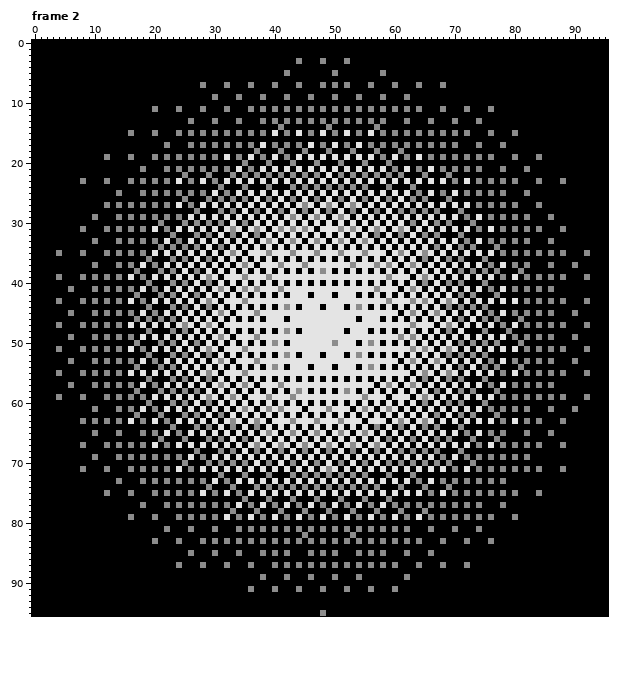
A pixel-art file gets an edit: sprites/flame-light.aseprite. The picture above is the old version.
96x96 pixels, 5 frames. Shown: frame 2. The commit also changed other frames, which this record leaves out.
The same view after the edit:
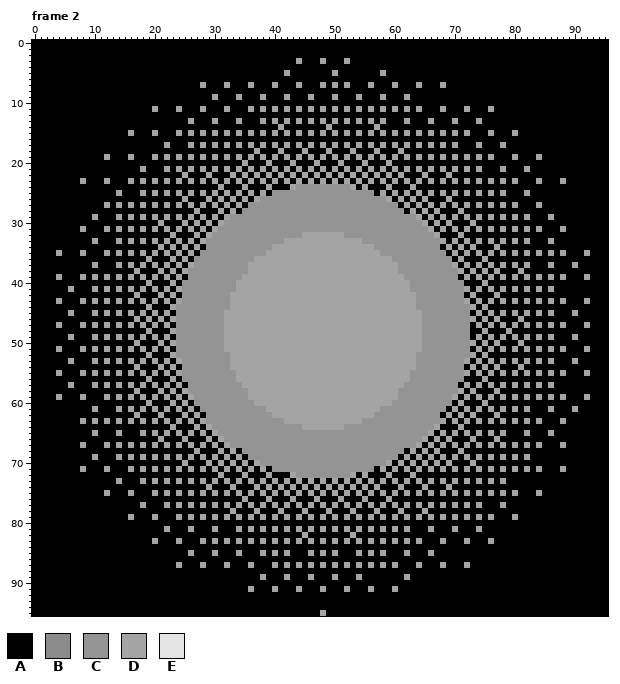
Palette (. is transparent): A #000000  B #8c8c8c  C #949494  D #a4a4a4  E #e4e4e4
What changed:
layer "Background" now hidden
layer "Dynamic Light" now hidden
Changed rows in their new state; - is an unchanged pixel.
Frame 2:
first column x 4:
 3 ----------------------------------------D---D---D----------------------------------------
 5 --------------------------------------D-------D-------D----------------------------------
 7 ------------------------D---D---D---D---D---D-D-D---D---D---D---D------------------------
 9 --------------------------D---D---D---D---D---D---D---D---D------------------------------
11 ----------------D---D---D---D---D-D-D-D-D-D-D-D-D-D-D-D-D-D-D---D---D---D----------------
13 ----------------------D---D---D---D-D-D-D-D-D-D-D-D-D-D---D---D---D---D------------------
14 -------------------------------------D-------D-------D-----------------------------------
15 ------------D---D---D-D-D-D-D-D-D-D-D-D-D-D-D-D-D-D-D-D-D-D-D-D-D-D-D---D---D------------
17 ------------------D---D-D-D-D-D-D-D-D-D-D-D-D-D-D-D-D-D-D-D-D-D-D-D---D---D--------------
18 ---------------------------------D---D---D---D---D---D---D-------------------------------
19 --------D---D---D-D-D-D-D-D-D-D-D-D-D-D-D-D-D-D-D-D-D-D-D-D-D-D-D-D-D-D-D---D---D--------
20 -------------------------------D---D---D---D---D---D---D---------------------------------
21 --------------D---D-D-D-D-D-D-D-D-D-D-D-D-D-D-D-D-D-D-D-D-D-D-D-D-D-D-D---D---D----------
22 ---------------------D---D---D-D-D-D-D-D-D-D-D-D-D-D-D-D-D---D---D-----------------------
23 ----D---D---D-D-D-D-D-D-D-D-D-D-D-D-D-D-D-D-D-D-D-D-D-D-D-D-D-D-D-D-D-D-D-D-D---D---D----
24 ---------------------------D---D---D---DCCCCCCCCCD-D---D---D-----------------------------
25 ----------D---D-D-D-D-D-D-D-D-D-D-D-CCCCCCCCCCCCCCCCC-D-D-D-D-D-D-D-D-D-D-D---D----------
26 ---------------------D---D-D-D-D-DCCCCCCCCCCCCCCCCCCCCCD-D-D-D---D-----------------------
27 --------D-D-D-D-D-D-D-D-D-D-D-D-CCCCCCCCCCCCCCCCCCCCCCCCC-D-D-D-D-D-D-D-D-D-D---D--------
28 -----------------------D---D-D-CCCCCCCCCCCCCCCCCCCCCCCCCCC-D-D-D---D---------------------
29 ------D---D-D-D-D-D-D-D-D-D-DCCCCCCCCCCCCCCCCCCCCCCCCCCCCCCCD-D-D-D-D-D-D-D-D-D---D------
30 -----------------D---D-D-D-DCCCCCCCCCCCCCCCCCCCCCCCCCCCCCCCCCD-D-D---D-------------------
31 ----D---D-D-D-D-D-D-D-D-D-DCCCCCCCCCCCCCCCCCCCCCCCCCCCCCCCCCCCD-D-D-D-D-D-D-D-D-D---D----
32 -------------------D---D-DCCCCCCCCCCCCCCCDDDDDDDCCCCCCCCCCCCCCCD---D---------------------
33 ------D---D-D-D-D-D-D-D-DCCCCCCCCCCCCCDDDDDDDDDDDDDCCCCCCCCCCCCCD-D-D-D-D-D-D-D---D------
34 -----------------D-D-D-D-CCCCCCCCCCCDDDDDDDDDDDDDDDDDCCCCCCCCCCC-D-D-D---D---------------
35 D---D---D-D-D-D-D-D-D-D-CCCCCCCCCCCDDDDDDDDDDDDDDDDDDDCCCCCCCCCCC-D-D-D-D-D-D-D-D-D-D---D
36 ---------------D---D-D-CCCCCCCCCCDDDDDDDDDDDDDDDDDDDDDDDCCCCCCCCCC-D---D-----------------
37 ------D---D-D-D-D-D-D-DCCCCCCCCCDDDDDDDDDDDDDDDDDDDDDDDDDCCCCCCCCCD-D-D-D-D-D-D---D---D--
38 -------------D---D-D-DCCCCCCCCCCDDDDDDDDDDDDDDDDDDDDDDDDDCCCCCCCCCCD-D-D-D---D-----------
39 D---D-D-D-D-D-D-D-D-D-CCCCCCCCCDDDDDDDDDDDDDDDDDDDDDDDDDDDCCCCCCCCC-D-D-D-D-D-D-D-D-D---D
40 ---------------D---D-CCCCCCCCCDDDDDDDDDDDDDDDDDDDDDDDDDDDDDCCCCCCCCC---D-----------------
41 --D---D-D-D-D-D-D-D-DCCCCCCCCCDDDDDDDDDDDDDDDDDDDDDDDDDDDDDCCCCCCCCCD-D-D-D-D-D-D-D------
42 -------------D---D-D-CCCCCCCCDDDDDDDDDDDDDDDDDDDDDDDDDDDDDDDCCCCCCCC-D---D---------------
43 D---D-D-D-D-D-D-D-D-DCCCCCCCCDDDDDDDDDDDDDDDDDDDDDDDDDDDDDDDCCCCCCCCD-D-D-D-D-D-D-D-D---D
44 ---------------D---DCCCCCCCCCDDDDDDDDDDDDDDDDDDDDDDDDDDDDDDDCCCCCCCCCD-D-----------------
45 --D---D-D-D-D-D-D-D-CCCCCCCCDDDDDDDDDDDDDDDDDDDDDDDDDDDDDDDDDCCCCCCCC-D-D-D-D-D-D-D---D--
46 -------------D-D-D-DCCCCCCCCDDDDDDDDDDDDDDDDDDDDDDDDDDDDDDDDDCCCCCCCCD-D-D---D-----------
47 D---D-D-D-D-D-D-D-D-CCCCCCCCDDDDDDDDDDDDDDDDDDDDDDDDDDDDDDDDDCCCCCCCC-D-D-D-D-D-D-D-D---D
48 ---------------D---DCCCCCCCCDDDDDDDDDDDDDDDDDDDDDDDDDDDDDDDDDCCCCCCCC--D---D-------------
49 --D---D-D-D-D-D-D-D-CCCCCCCCDDDDDDDDDDDDDDDDDDDDDDDDDDDDDDDDDCCCCCCCC-D-D-D-D-D-D-D---D--
50 -------------D---D-DCCCCCCCCDDDDDDDDDDDDDDDDDDDDDDDDDDDDDDDDDCCCCCCCCD-D-D---D-----------
51 D---D-D-D-D-D-D-D-D-CCCCCCCCDDDDDDDDDDDDDDDDDDDDDDDDDDDDDDDDDCCCCCCCC-D-D-D-D-D-D-D-D---D
52 ---------------D---DCCCCCCCCCDDDDDDDDDDDDDDDDDDDDDDDDDDDDDDDCCCCCCCCCD-D-----------------
53 --D---D-D-D-D-D-D-D-DCCCCCCCCDDDDDDDDDDDDDDDDDDDDDDDDDDDDDDDCCCCCCCCD-D-D-D-D-D-D-D---D--
54 -------------D---D-D-CCCCCCCCDDDDDDDDDDDDDDDDDDDDDDDDDDDDDDDCCCCCCCC-D-D-D---D-----------
55 D---D-D-D-D-D-D-D-D-DCCCCCCCCCDDDDDDDDDDDDDDDDDDDDDDDDDDDDDCCCCCCCCCD-D-D-D-D-D-D-D-D---D
56 ---------------D---D-CCCCCCCCCDDDDDDDDDDDDDDDDDDDDDDDDDDDDDCCCCCCCCC---D-----------------
57 --D---D-D-D-D-D-D-D-D-CCCCCCCCCDDDDDDDDDDDDDDDDDDDDDDDDDDDCCCCCCCCC-D-D-D-D-D-D-D-D------
58 -------------D---D-D-DCCCCCCCCCCDDDDDDDDDDDDDDDDDDDDDDDDDCCCCCCCCCCD-D---D---------------
59 D---D---D-D-D-D-D-D-D-DCCCCCCCCCDDDDDDDDDDDDDDDDDDDDDDDDDCCCCCCCCCD-D-D-D-D-D-D-D-D-D---D
60 ---------------D---D-D-CCCCCCCCCCDDDDDDDDDDDDDDDDDDDDDDDCCCCCCCCCC-D---D-----------------
61 ------D---D-D-D-D-D-D-D-CCCCCCCCCCCDDDDDDDDDDDDDDDDDDDCCCCCCCCCCC-D-D-D-D-D-D-D---D---D--
62 -------------D---D---D-D-CCCCCCCCCCCDDDDDDDDDDDDDDDDDCCCCCCCCCCC-D-D-D---D---------------
63 ----D-D-D-D-D-D-D-D-D-D-DCCCCCCCCCCCCCDDDDDDDDDDDDDCCCCCCCCCCCCCD-D-D-D-D-D-D-D-D---D----
64 -------------------D---D-DCCCCCCCCCCCCCCCDDDDDDDCCCCCCCCCCCCCCCD---D---------------------
65 ------D---D---D-D-D-D-D-D-DCCCCCCCCCCCCCCCCCCCCCCCCCCCCCCCCCCCD-D-D-D-D-D-D---D---D------
66 -----------------D---D---D-DCCCCCCCCCCCCCCCCCCCCCCCCCCCCCCCCCD-D-D---D---D---------------
67 ----D---D-D-D-D-D-D-D-D-D-D-DCCCCCCCCCCCCCCCCCCCCCCCCCCCCCCCD-D-D-D-D-D-D-D-D-D-D---D----
68 -----------------------D---D-D-CCCCCCCCCCCCCCCCCCCCCCCCCCC-D-D-D---D---------------------
69 ------D---D-D-D-D-D-D-D-D-D-D-D-CCCCCCCCCCCCCCCCCCCCCCCCC-D-D-D-D-D-D-D-D-D-D-D----------
70 ---------------------D---D-D-D-D-DCCCCCCCCCCCCCCCCCCCCCD-D-D-D-D-D---D-------------------
71 ----D---D---D-D-D-D-D-D-D-D-D-D-D-D-CCCCCCCCCCCCCCCCC-D-D-D-D-D-D-D-D-D-D-D-D-D-D---D----
72 ---------------------------D---D---D---DCCCCCCCCCD-D---D---D-----------------------------
73 ----------D---D-D-D-D-D-D-D-D-D-D-D-D-D-D-D-D-D-D-D-D-D-D-D-D-D-D-D-D-D-D-D--------------
74 -------------------------D---D---D-D-D-D-D-D-D-D-D-D-D---D---D---D-----------------------
75 --------D---D---D-D-D-D-D-D-D-D-D-D-D-D-D-D-D-D-D-D-D-D-D-D-D-D-D-D-D-D-D-D-D---D--------
76 -------------------------------D---D---D---D---D---D---D---------------------------------
77 --------------D---D-D-D-D-D-D-D-D-D-D-D-D-D-D-D-D-D-D-D-D-D-D-D-D-D-D-D---D--------------
78 -----------------------------D---D---D---D---D---D---D---D---D---------------------------
79 ------------D---D---D-D-D-D-D-D-D-D-D-D-D-D-D-D-D-D-D-D-D-D-D-D-D-D-D-D-D---D------------
81 ------------------D---D---D---D-D-D-D-D-D-D-D-D-D-D-D-D-D-D---D---D---D------------------
82 -----------------------------------------D-------D---------------------------------------
83 ----------------D---D---D-D-D-D-D-D-D-D-D-D-D-D-D-D-D-D-D-D-D---D---D---D----------------
85 ----------------------D---D---D---D-D-D---D-D-D---D-D-D---D---D--------------------------
87 --------------------D---D---D---D---D-D-D-D-D-D-D-D-D-D-D---D---D---D--------------------
89 ----------------------------------D---D---D---D---D-------D------------------------------
91 --------------------------------D---D---D---D---D---D---D--------------------------------
first column x 48:
95 D
